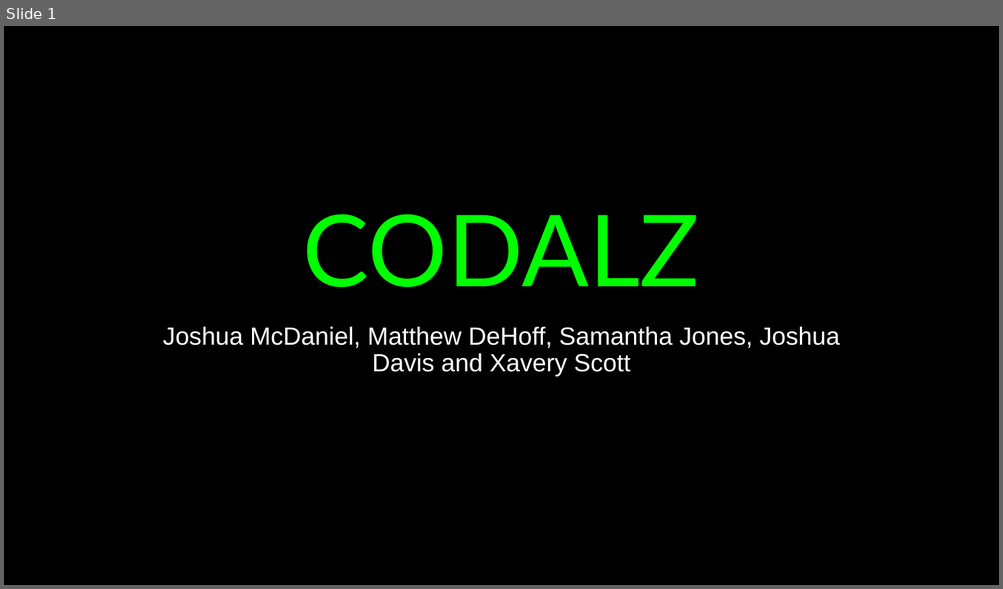
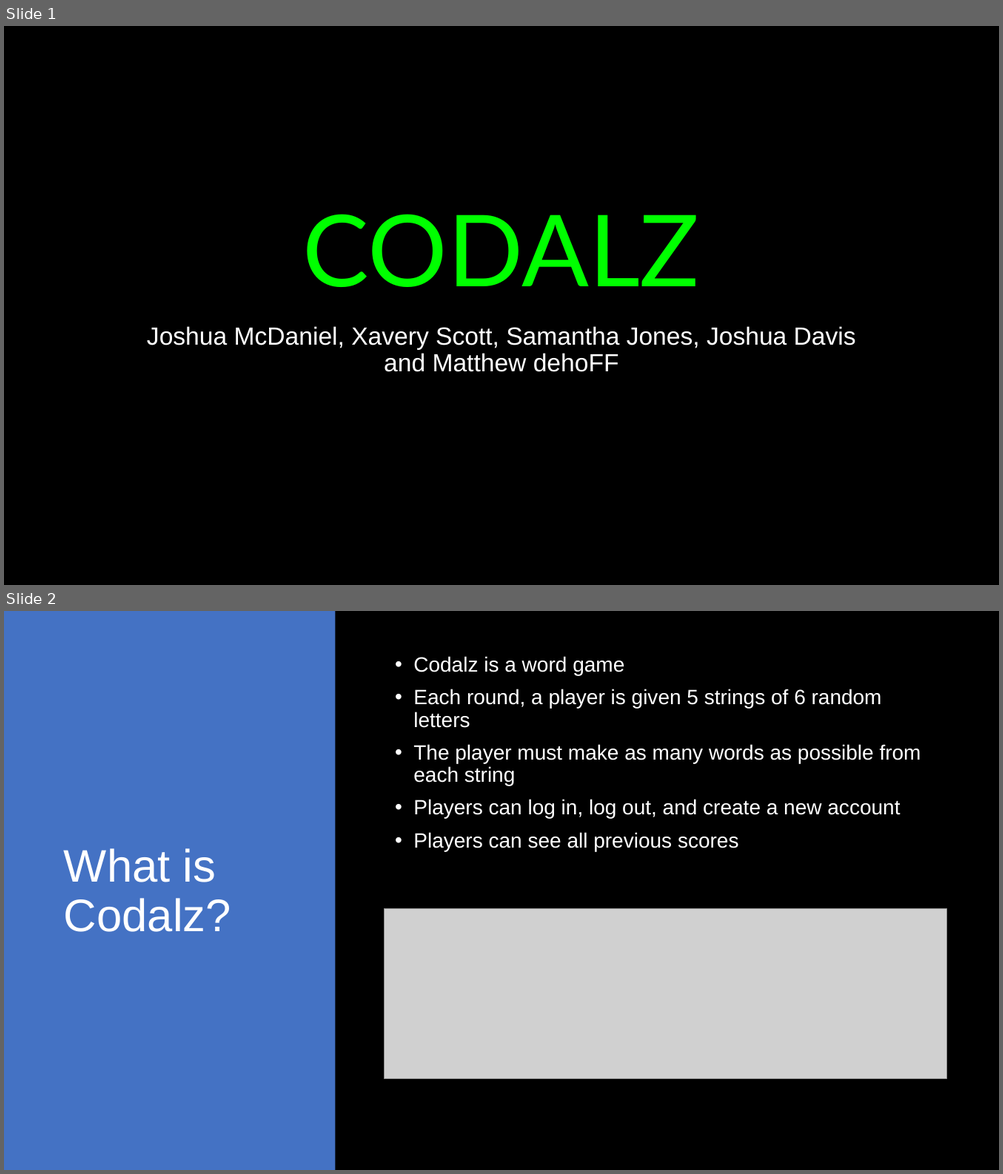
Before and after one commit to josh-mcdaniel/p2-group-4, a slide deck: P2 PowerPoint.pptx. Shown one above the other, each under a label of ours: slide 1 before the commit, slides 1 and 2 after it. The pictures are 1003x589 and 1003x1174 pixels, drawn with LibreOffice and Linux fonts; fonts in the diff are those of the drawing; grey boxes stand for pictures. Boxes give left, top, right and bottom in pixels: in the first picture for what was removed or moved away, otherwise in the second. Text is boxed around its words. In the diff, an @@ line names an element or a change of style, - is before the commit and + after.

```diff
--- a/P2 PowerPoint.pptx
+++ b/P2 PowerPoint.pptx
@@ slide 2 added at (4,611,999,1170), background #000000 @@
@@ rectangle added at (4,611,336,1170), fill #4472C4 @@
@@ text added at (413,656,921,851), 20 pt, text #FFFFFF @@
+• Codalz is a word game
+• Each round, a player is given 5 strings of 6 random letters
+• The player must make as many words as possible from each string
+• Players can log in, log out, and create a new account
+• Players can see all previous scores
@@ title added at (64,849,231,932), 44 pt, text #FFFFFF @@
+What is Codalz?
@@ picture added at (384,908,946,1079) @@
@@ slide 1 changed as well @@
@@ subtitle at (147,326,856,372): text changed @@
-Joshua McDaniel, Matthew DeHoff, Samantha Jones, Joshua Davis and Xavery Scott
+Joshua McDaniel, Xavery Scott, Samantha Jones, Joshua Davis and Matthew dehoFF
```
Also in this commit, not shown: 1 other slide added.
